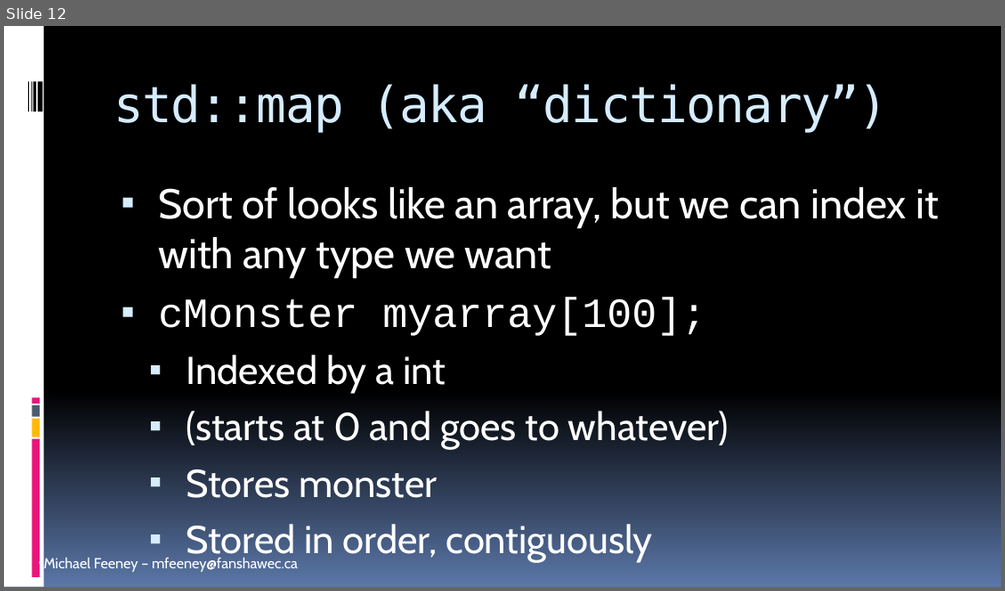
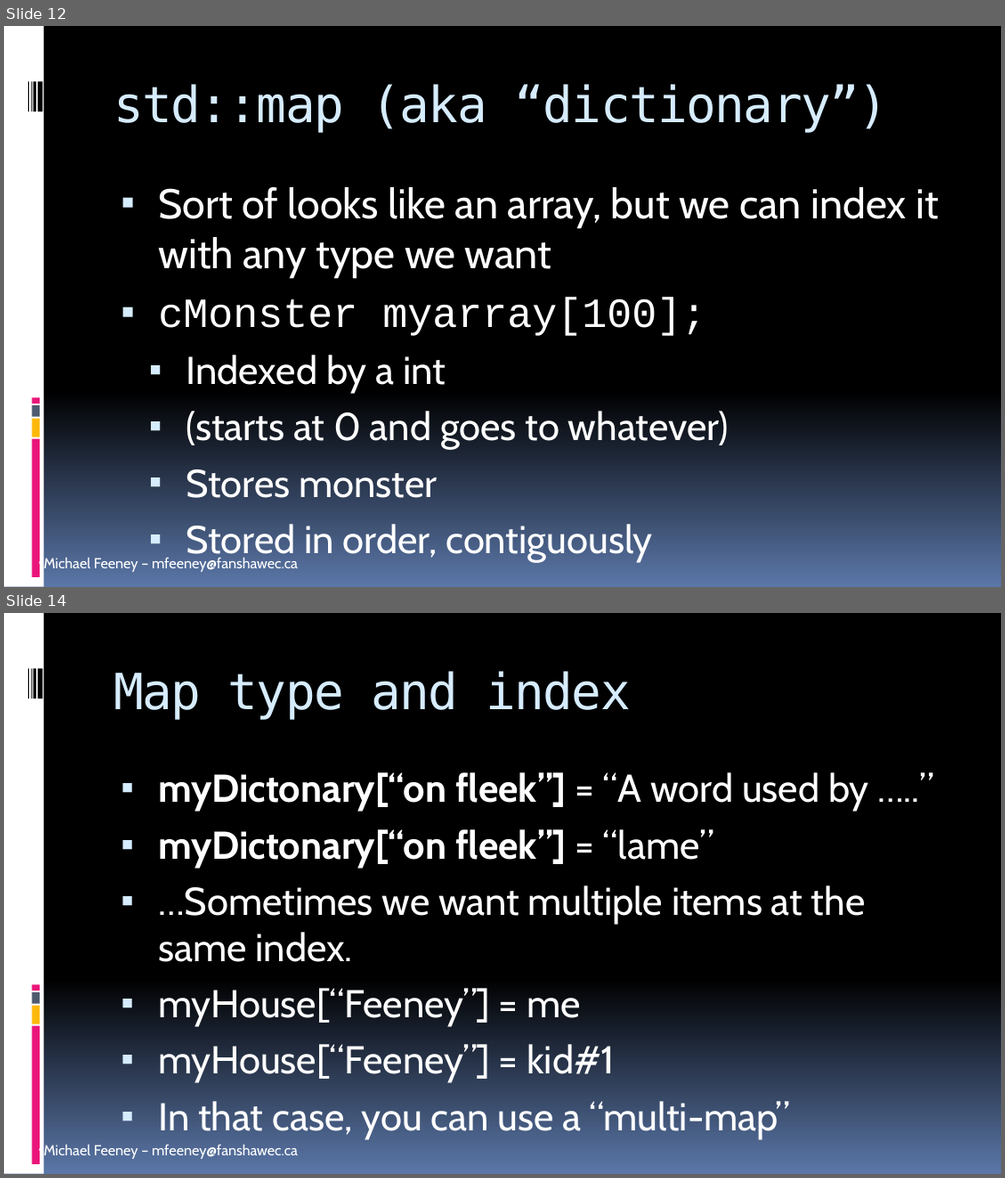
Before and after one commit to FeeneyCodes/GDP202425, a slide deck: 6044_FramPat/D2D/W01/INFO_6044_Engine_F24_W01D02_STL_Containers_1.pptx. Shown one above the other, each under a label of ours: slide 12 before the commit, slides 12 and 14 after it; the slides between them are not shown. The pictures are 1005x591 and 1005x1178 pixels, drawn with LibreOffice and Linux fonts; fonts in the diff are those of the drawing. Boxes give left, top, right and bottom in pixels: in the first picture for what was removed or moved away, otherwise in the second. Text is boxed around its words. In the diff, an @@ line names an element or a change of style, - is before the commit and + after.

```diff
--- a/6044_FramPat/D2D/W01/INFO_6044_Engine_F24_W01D02_STL_Containers_1.pptx
+++ b/6044_FramPat/D2D/W01/INFO_6044_Engine_F24_W01D02_STL_Containers_1.pptx
@@ slide 14 added at (x1=4, y1=613, x2=1001, y2=1174), background gradient #000000 to #5B77A8; not listed: 10 template elements that a slide beside it also shows @@
@@ title added at (x1=113, y1=671, x2=630, y2=720), 36 pt, text #D6ECFF @@
+Map type and index
@@ text added at (x1=158, y1=772, x2=869, y2=1139), 28 pt, text #FFFFFF @@
+▪ myDictonary[“on fleek”] = “A word used by …..”
+▪ myDictonary[“on fleek”] = “lame”
+▪ …Sometimes we want multiple items at the same index.
+▪ myHouse[“Feeney”] = me
+▪ myHouse[“Feeney”] = kid#1
+▪ In that case, you can use a “multi-map”
```
Also in this commit, not shown: 7 other slides added, 12 other files.
